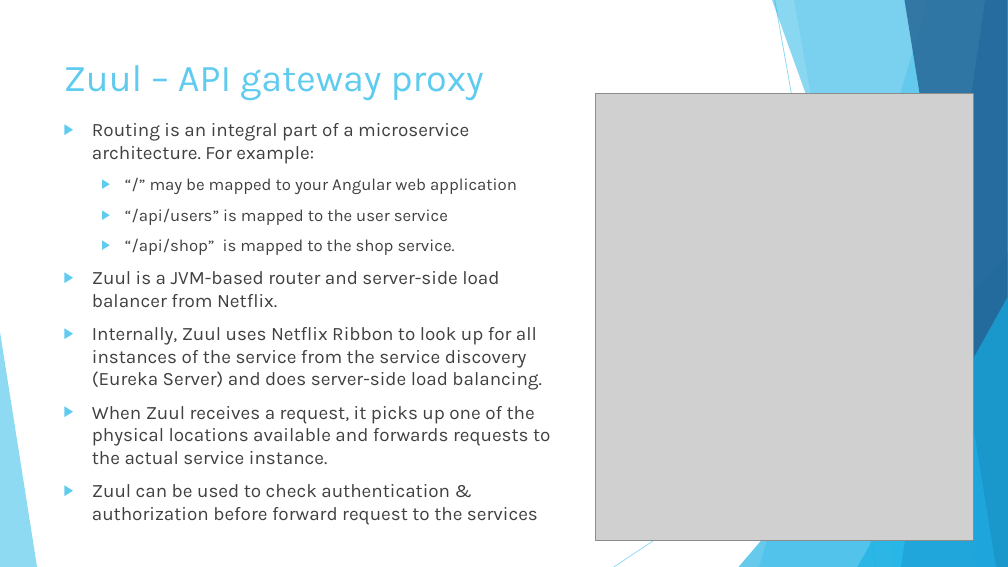
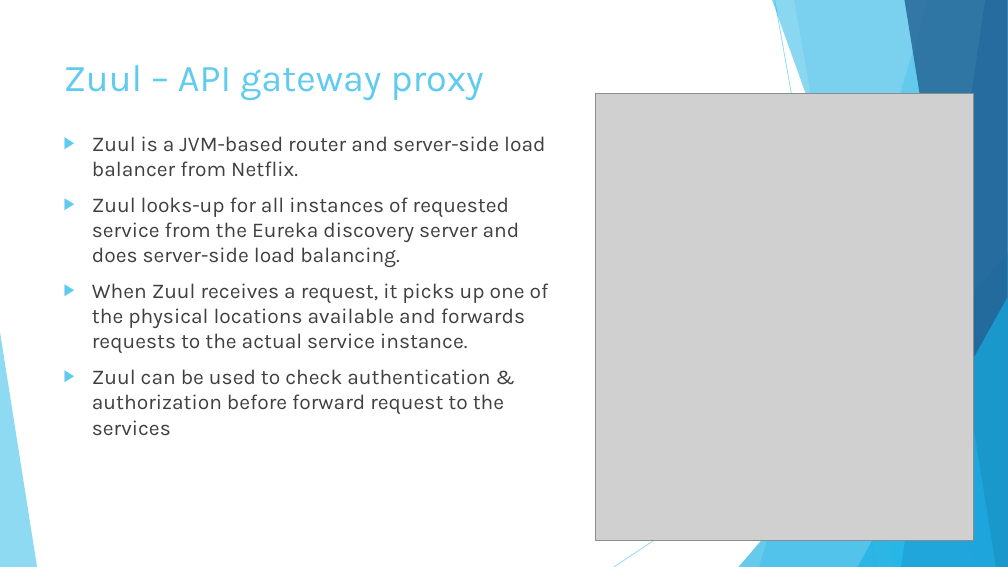
Before and after one commit to vlytsus/springboot-cloud-demo-one, a slide deck: slide 13 of docs/Introduction_To_Microservices_Part_3_microservice.pptx. Drawn at 1008x567 pixels with LibreOffice and Linux fonts; fonts in the diff are those of the drawing; grey boxes stand for pictures. Boxes give left, top, right and bottom in pixels: in the first picture for what was removed or moved away, otherwise in the second. Text is boxed around its words. In the diff, an @@ line names an element or a change of style, - is before the commit and + after.

Commit message:
Added zuul slide

```diff
--- a/docs/Introduction_To_Microservices_Part_3_microservice.pptx
+++ b/docs/Introduction_To_Microservices_Part_3_microservice.pptx
@@ text "Zuul is a JVM-based router ..." moved from (x1=92, y1=123, x2=550, y2=525) to (x1=92, y1=136, x2=549, y2=436) @@
@@ text at (x1=92, y1=123, x2=517, y2=255): paragraphs removed @@
-▶ Routing is an integral part of a microservice architecture. For example:
-  ▶ “/” may be mapped to your Angular web application
-  ▶ “/api/users” is mapped to the user service
-  ▶ “/api/shop” is mapped to the shop service.
@@ text at (x1=92, y1=136, x2=549, y2=436): size 18 to 20 pt in "Zuul is a JVM-based router and server-side ...", "When Zuul receives a request, it picks ...", "Zuul can be used to check authentication ..." @@
@@ text at (x1=92, y1=197, x2=520, y2=267): text changed; size 18 to 20 pt @@
-▶ Internally, Zuul uses Netflix Ribbon to look up for all instances of the service from the service discovery (Eureka Server) and does server-side load balancing.
+▶ Zuul looks-up for all instances of requested service from the Eureka discovery server and does server-side load balancing.
```
Also in this commit, not shown: 1 slide added.
